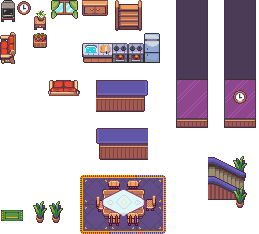
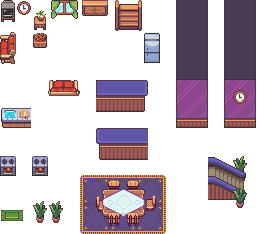
Two versions of the same layered image (259x234). Layer-by-layer changes:
painted on "Layer 1" over (0, 43, 144, 176)
